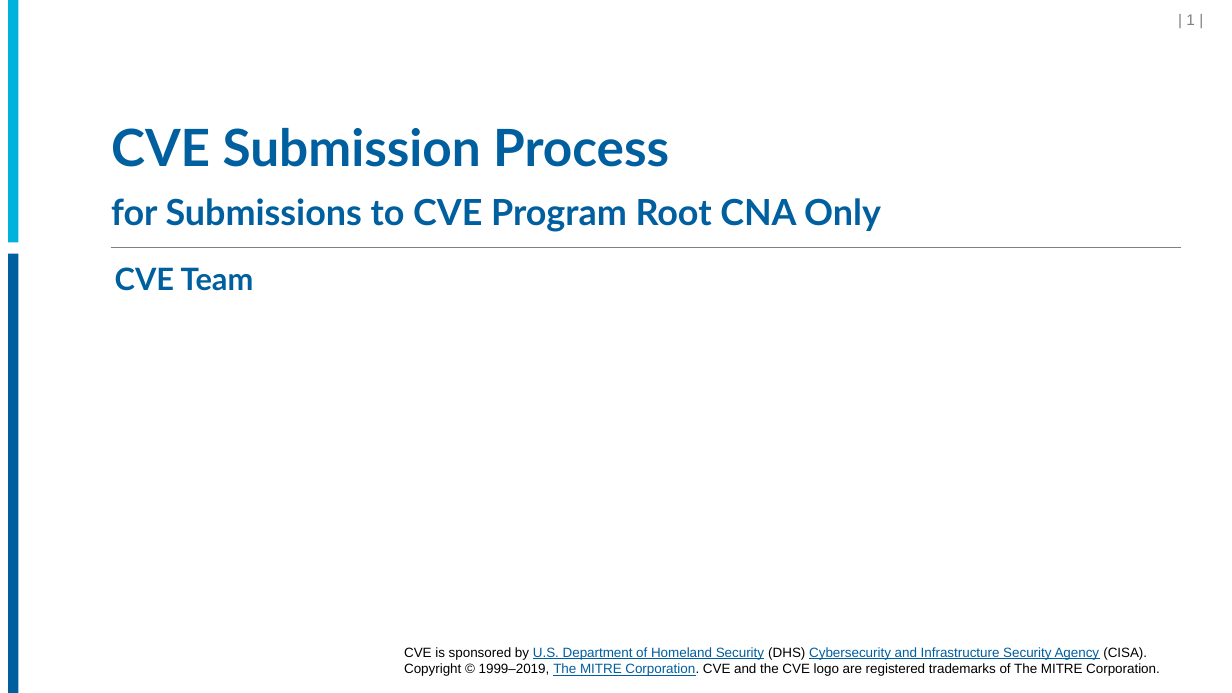
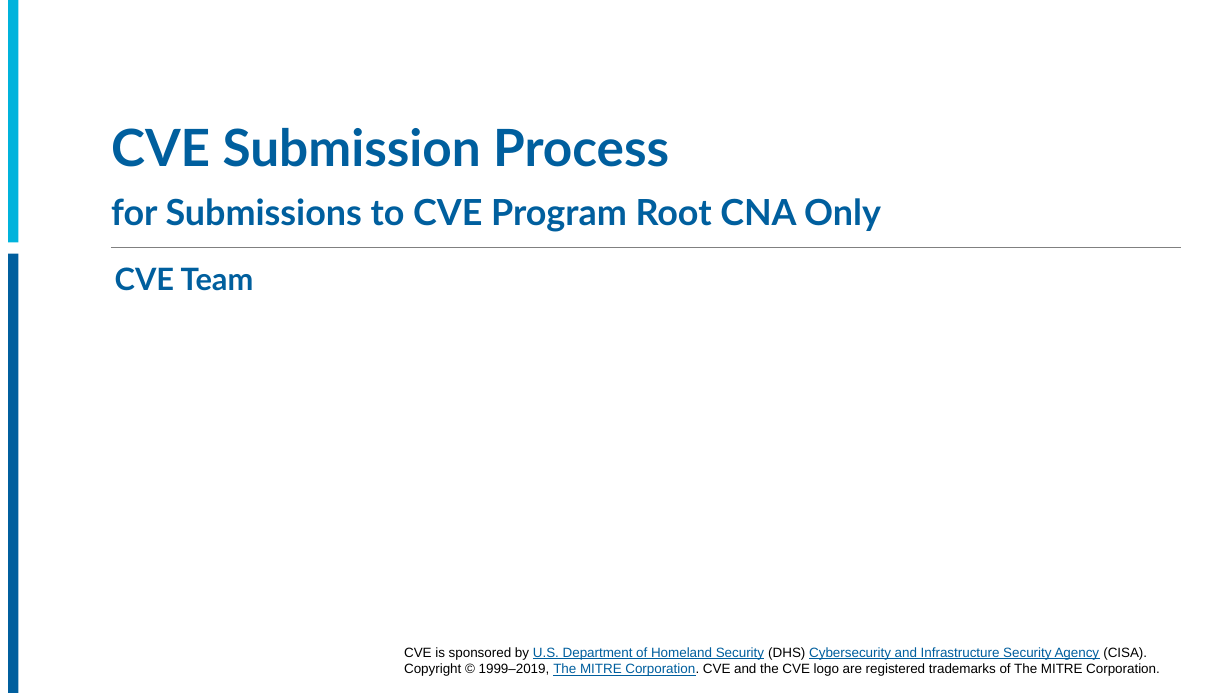
Before and after one commit to CVEProject/cveproject.github.io, a slide deck: slide 1 of docs/cna/CVE_Entry_Submission_Process.pptx. Drawn at 1232x693 pixels with LibreOffice and Linux fonts; fonts in the diff are those of the drawing; background and template pictures are left out. Boxes give left, top, right and bottom in pixels: in the first picture for what was removed or moved away, otherwise in the second. Text is boxed around its words. In the diff, an @@ line names an element or a change of style, - is before the commit and + after.

Commit message:
Upload CVE_Entry_Submission_Process.pptx
Upload CVE_Entry_Submission_Process.pptx to remove page number from title slide

```diff
--- a/docs/cna/CVE_Entry_Submission_Process.pptx
+++ b/docs/cna/CVE_Entry_Submission_Process.pptx
@@ page number removed at box(1186, 14, 1195, 25) @@
-| 1 |
```
